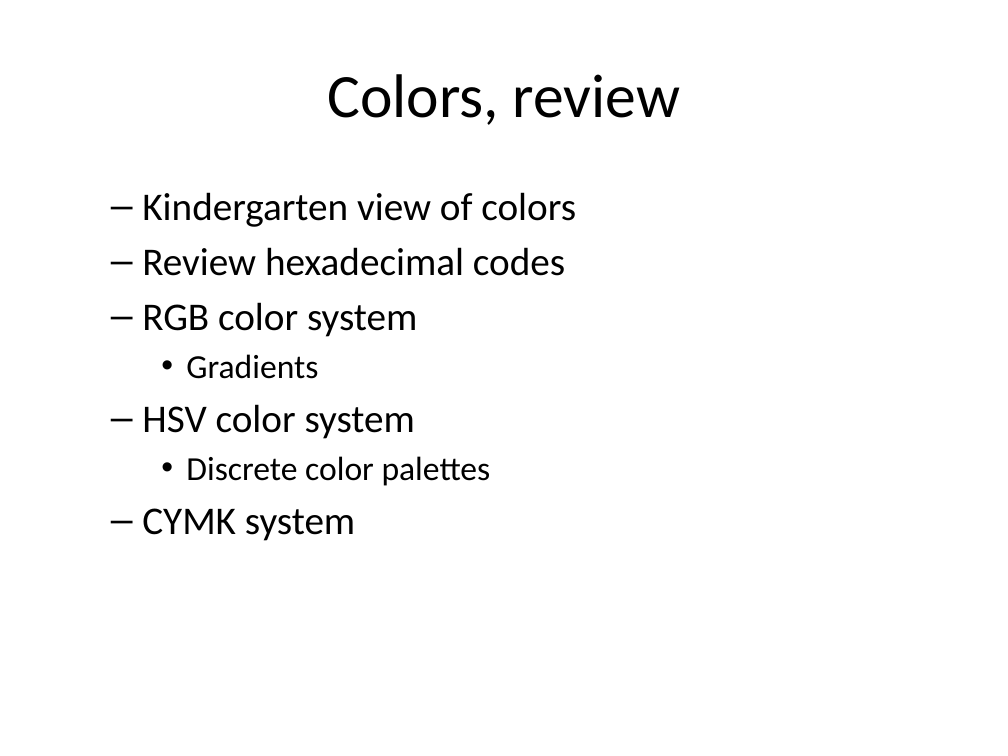
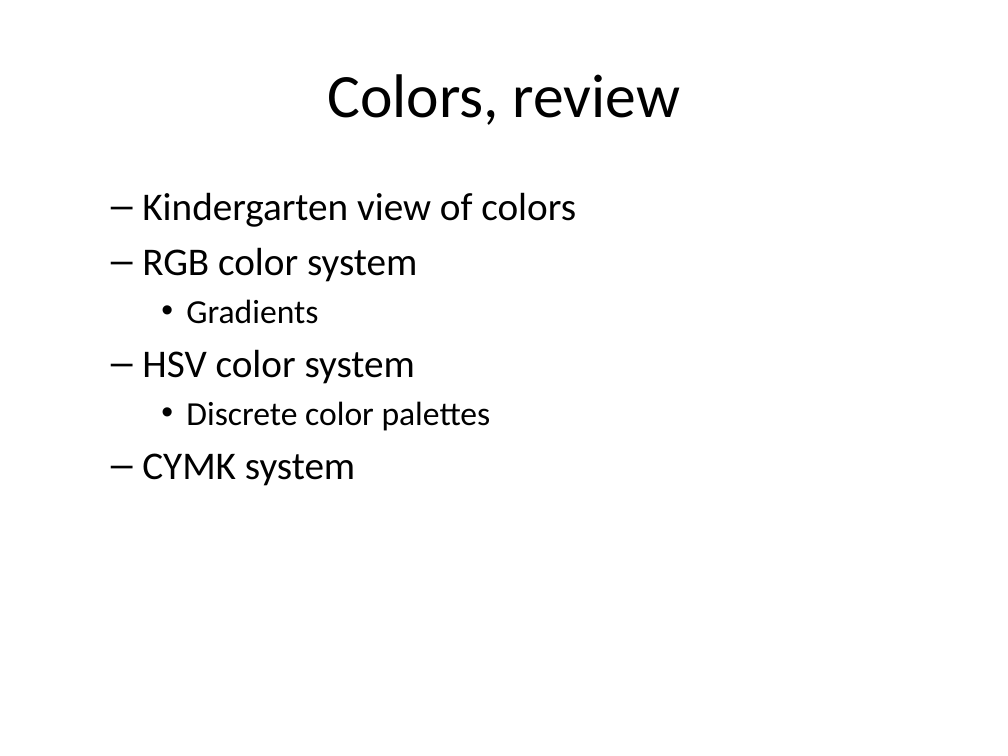
Before and after one commit to pmean/data-visualization, a slide deck: slide 26 of data-viz-02/component/tutorial-colors.pptx. Drawn at 1008x756 pixels with LibreOffice and Linux fonts; fonts in the diff are those of the drawing. Boxes give left, top, right and bottom in pixels: in the first picture for what was removed or moved away, otherwise in the second. Text is boxed around its words. In the diff, an @@ line names an element or a change of style, - is before the commit and + after.

```diff
--- a/data-viz-02/component/tutorial-colors.pptx
+++ b/data-viz-02/component/tutorial-colors.pptx
@@ text at box(142, 247, 565, 276): paragraph removed @@
-  – Review hexadecimal codes
```
Also in this commit, not shown: 3 other slides changed, 3 slides added, 3 slides removed, 11 other files.
